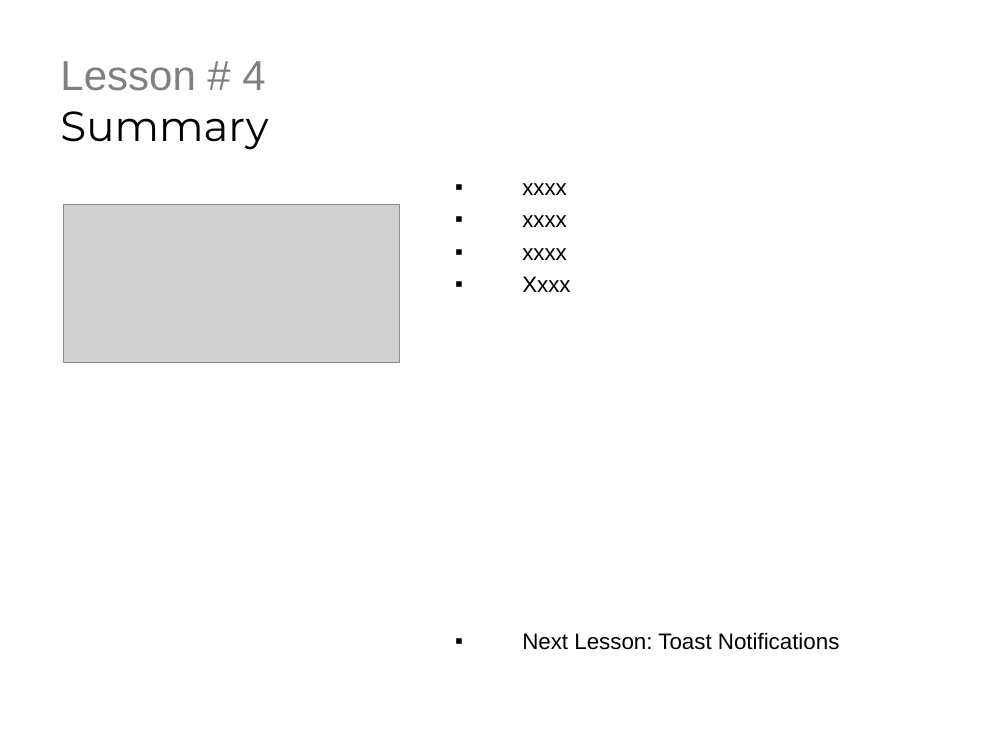
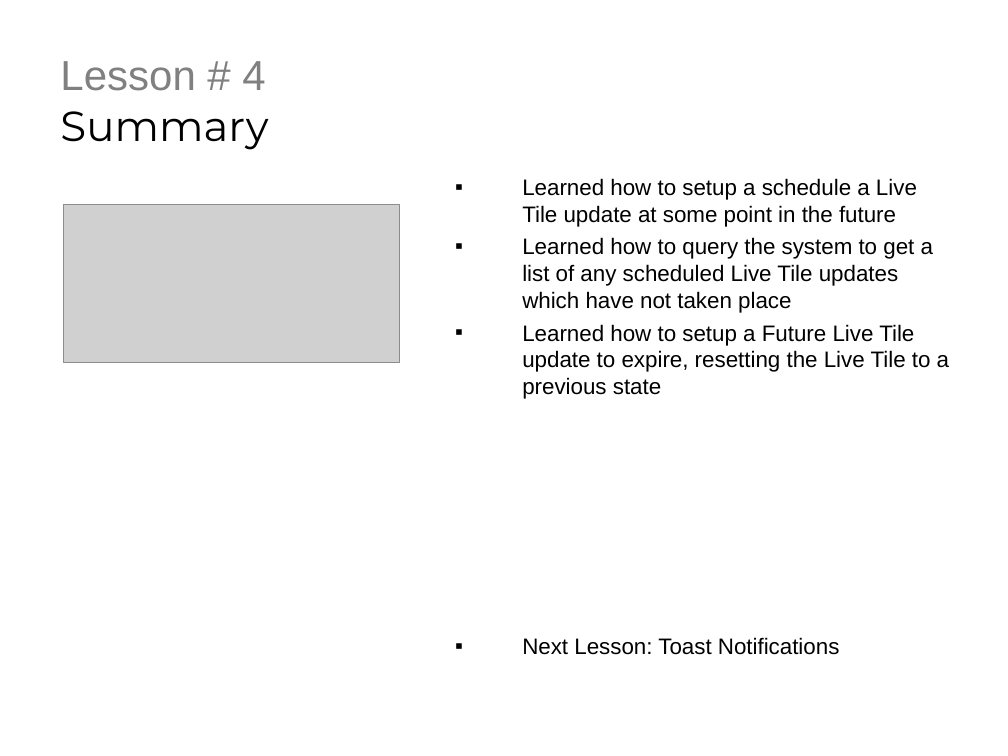
Before and after one commit to derikwhittaker/LiveLessons.WinRT, a slide deck: slide 3 of Chapter.6.WorkingWithTiles/Lesson.4.AdvancedTiles/Chapter6.Lesson4.ppt. Drawn at 1008x756 pixels with LibreOffice and Linux fonts; fonts in the diff are those of the drawing; grey boxes stand for pictures; background and template pictures are left out. Boxes give left, top, right and bottom in pixels: in the first picture for what was removed or moved away, otherwise in the second. Text is boxed around its words. In the diff, an @@ line names an element or a change of style, - is before the commit and + after.

```diff
--- a/Chapter.6.WorkingWithTiles/Lesson.4.AdvancedTiles/Chapter6.Lesson4.ppt
+++ b/Chapter.6.WorkingWithTiles/Lesson.4.AdvancedTiles/Chapter6.Lesson4.ppt
@@ text at <box>522,178,949,399</box>: text changed @@
-▪ xxxx
-▪ xxxx
-▪ xxxx
-▪ Xxxx
+▪ Learned how to setup a schedule a Live Tile update at some point in the future
+▪ Learned how to query the system to get a list of any scheduled Live Tile updates which have not taken place
+▪ Learned how to setup a Future Live Tile update to expire, resetting the Live Tile to a previous state
```
Also in this commit, not shown: 1 other slide changed, 5 other files.
